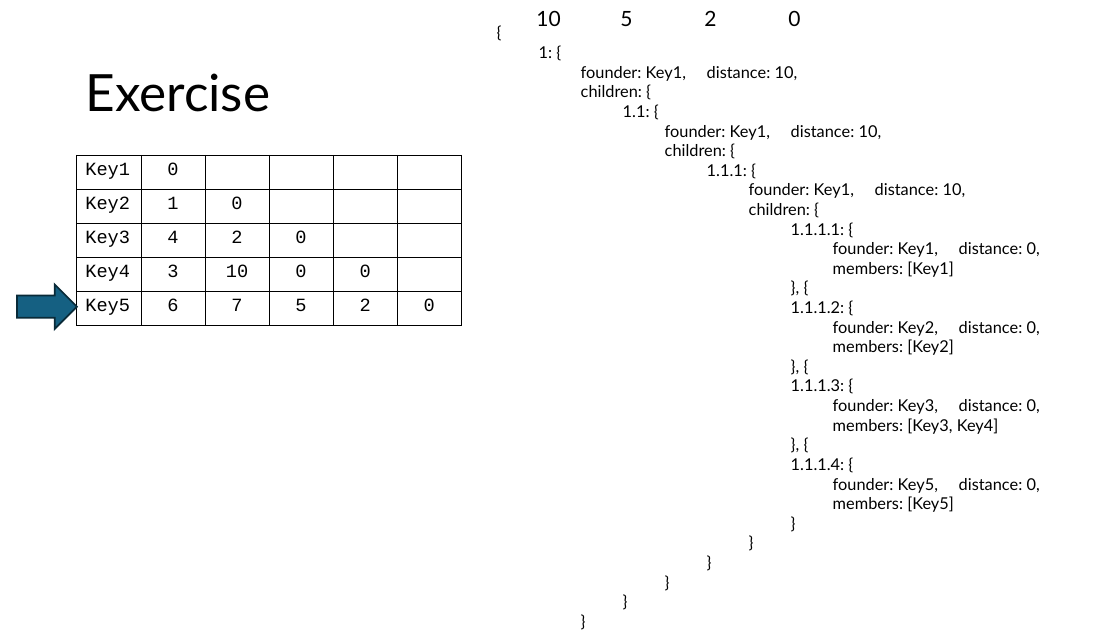
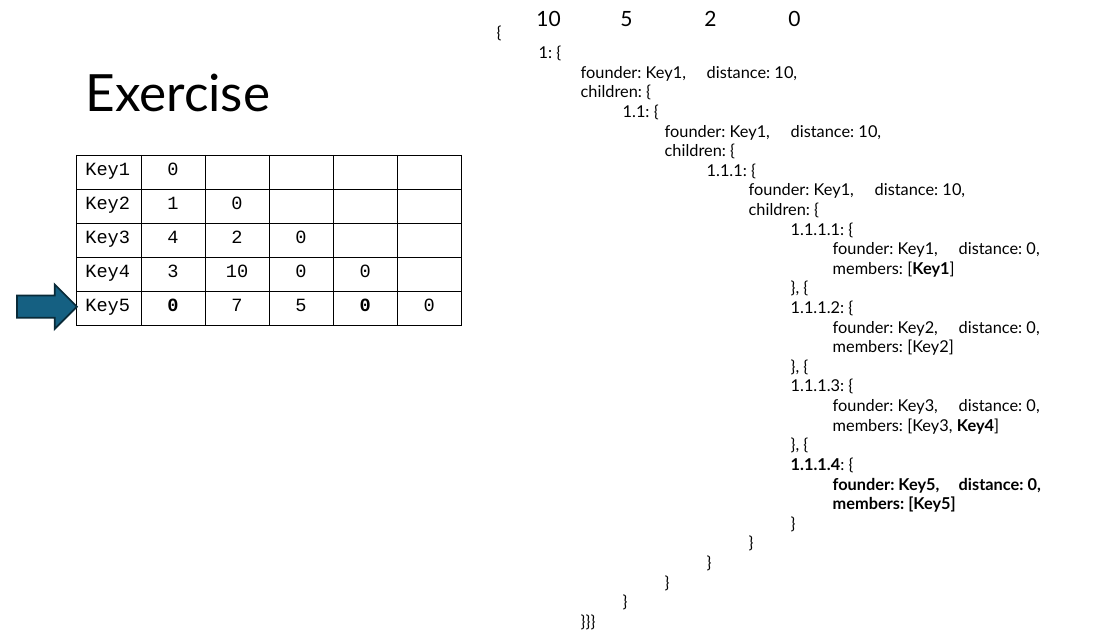
Before and after one commit to ncezid-biome/MatrixCodes, a slide deck: slide 21 of Documentation/MatrixCodes.pptx. Drawn at 1120x630 pixels with LibreOffice and Linux fonts; fonts in the diff are those of the drawing. Boxes give left, top, right and bottom in pixels: in the first picture for what was removed or moved away, otherwise in the second. Text is boxed around its words. In the diff, an @@ line names an element or a change of style, - is before the commit and + after.

```diff
--- a/Documentation/MatrixCodes.pptx
+++ b/Documentation/MatrixCodes.pptx
@@ text at [539, 46, 1041, 512]: text changed @@
-}
-}
-}
+}}}
@@ table at [77, 155, 460, 326] @@
-row 5, column 2: 6
+row 5, column 2: 0
-row 5, column 5: 2
+row 5, column 5: 0
@@ text at [791, 261, 1041, 512]: bold on in "[Key1]", "Key4]", "1.1.1.4:", "founder: Key5, distance: 0," and 1 more places @@
```
Also in this commit, not shown: 12 other slides changed, 5 slides added.
